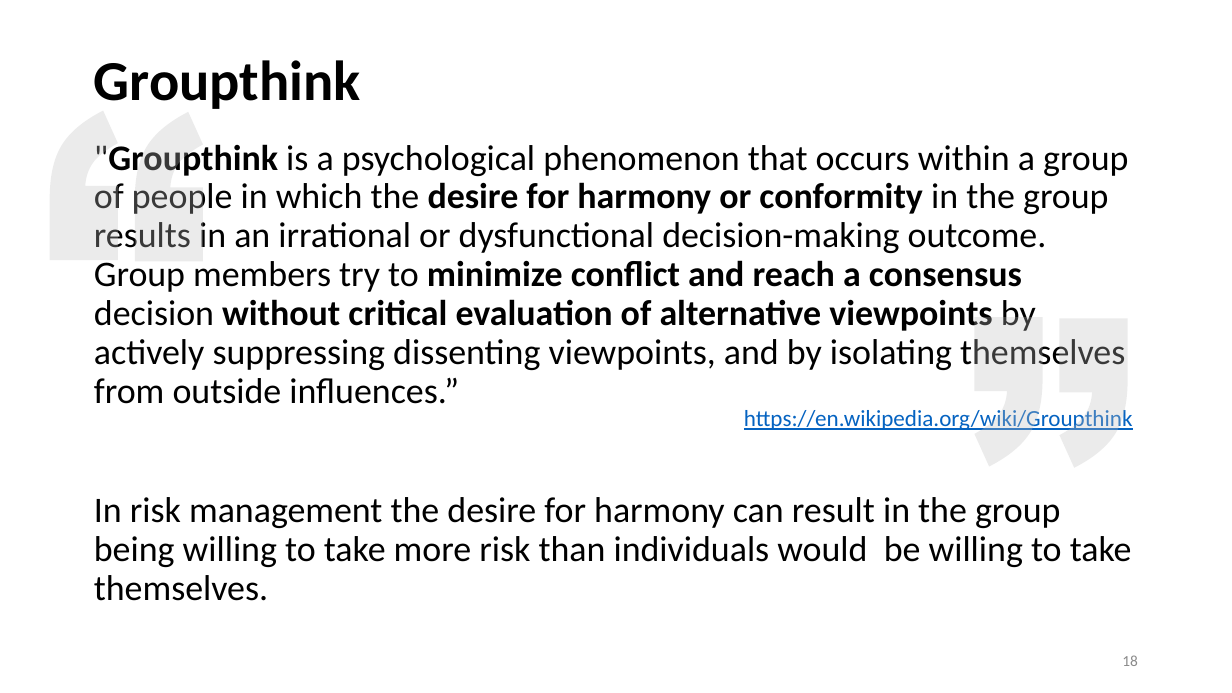
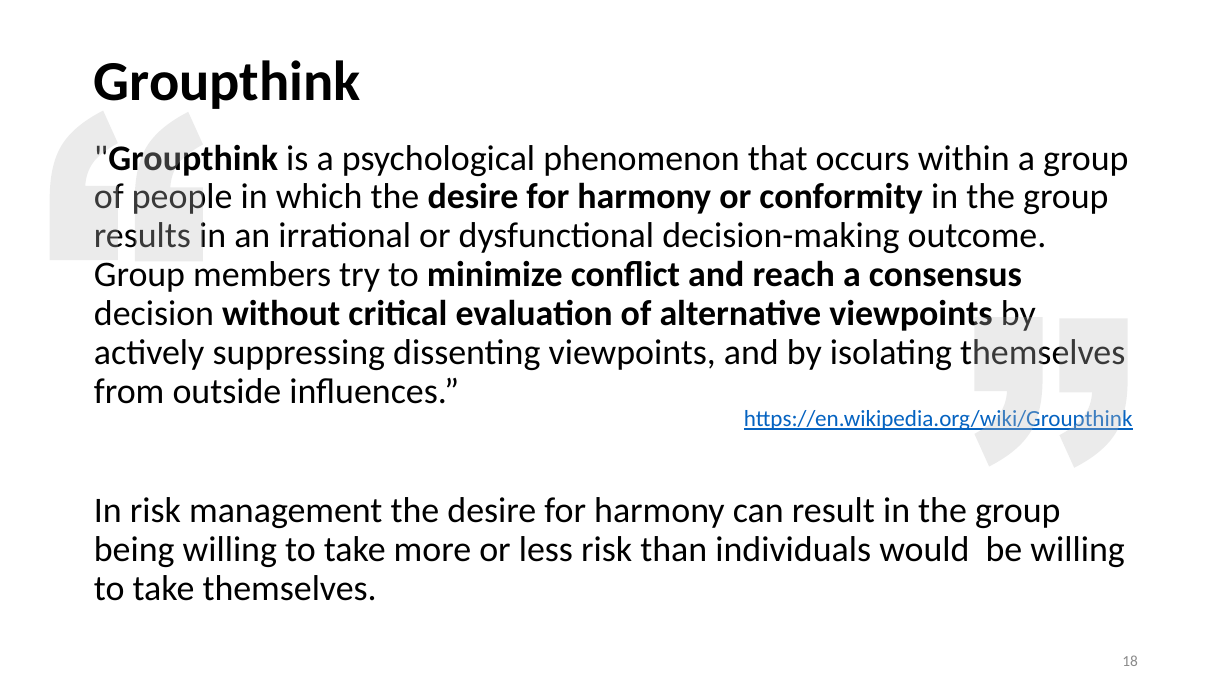
Before and after one commit to OSUso/FAIR-Open-Course, a slide deck: slide 18 of FAIR Open Course - Module 01b - Cognitive Biases.pptx. Drawn at 1232x693 pixels with LibreOffice and Linux fonts; fonts in the diff are those of the drawing. Boxes give left, top, right and bottom in pixels: in the first picture for what was removed or moved away, otherwise in the second. Text is boxed around its words. In the diff, an @@ line names an element or a change of style, - is before the commit and + after.

```diff
--- a/FAIR Open Course - Module 01b - Cognitive Biases.pptx
+++ b/FAIR Open Course - Module 01b - Cognitive Biases.pptx
@@ text at box(94, 497, 1124, 601): text changed @@
-In risk management the desire for harmony can result in the group being willing to take more risk than individuals would be willing to take themselves.
+In risk management the desire for harmony can result in the group being willing to take more or less risk than individuals would be willing to take themselves.
```
Also in this commit, not shown: 8 other slides changed, 2 other files.
